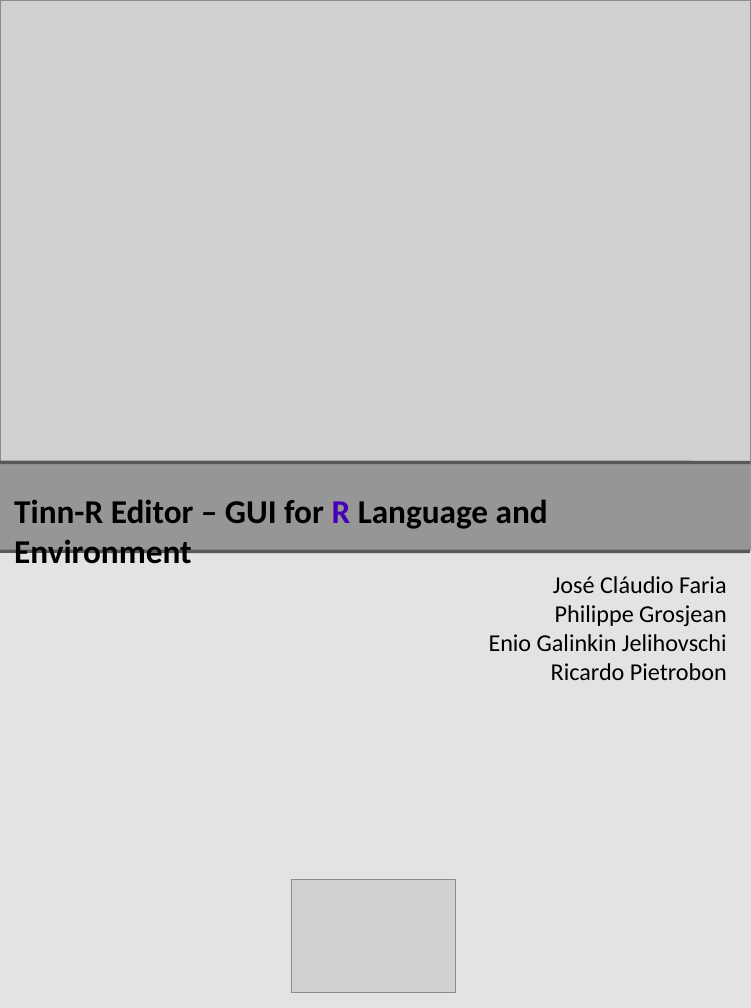
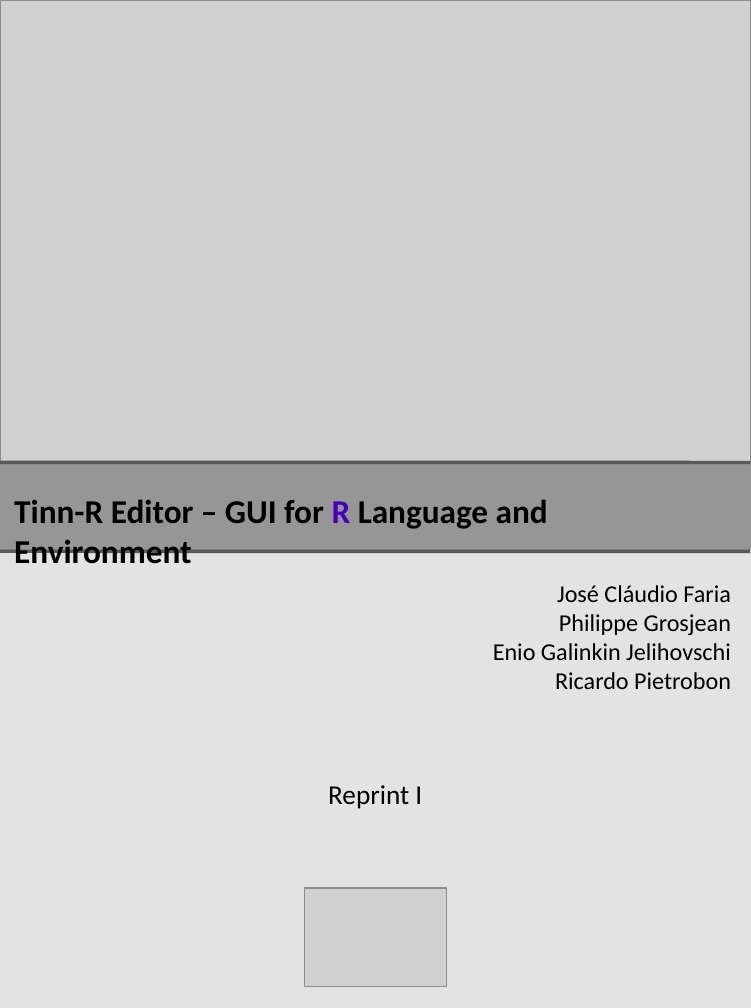
Before and after one commit to jcfaria/Tinn-R-doc, a slide deck: slide 1 of cover/res/frontCover.odp. Drawn at 751x1008 pixels with LibreOffice and Linux fonts; fonts in the diff are those of the drawing; grey boxes stand for pictures. Boxes give left, top, right and bottom in pixels: in the first picture for what was removed or moved away, otherwise in the second. Text is boxed around its words. In the diff, an @@ line names an element or a change of style, - is before the commit and + after.

```diff
--- a/cover/res/frontCover.odp
+++ b/cover/res/frontCover.odp
@@ text "José Cláudio Faria Philippe Grosjean ...": place and size @@
-text "José Cláudio Faria Philippe Grosjean ..." at box(489, 576, 727, 680)
+text "José Cláudio Faria Philippe Grosjean ..." at box(493, 585, 731, 689)
@@ text added at box(328, 785, 422, 809), 18 pt, text #000000 @@
+Reprint I
@@ picture: place and size @@
-picture at box(292, 880, 456, 993)
+picture at box(305, 888, 447, 986)
```
Also in this commit, not shown: 56 other files.
